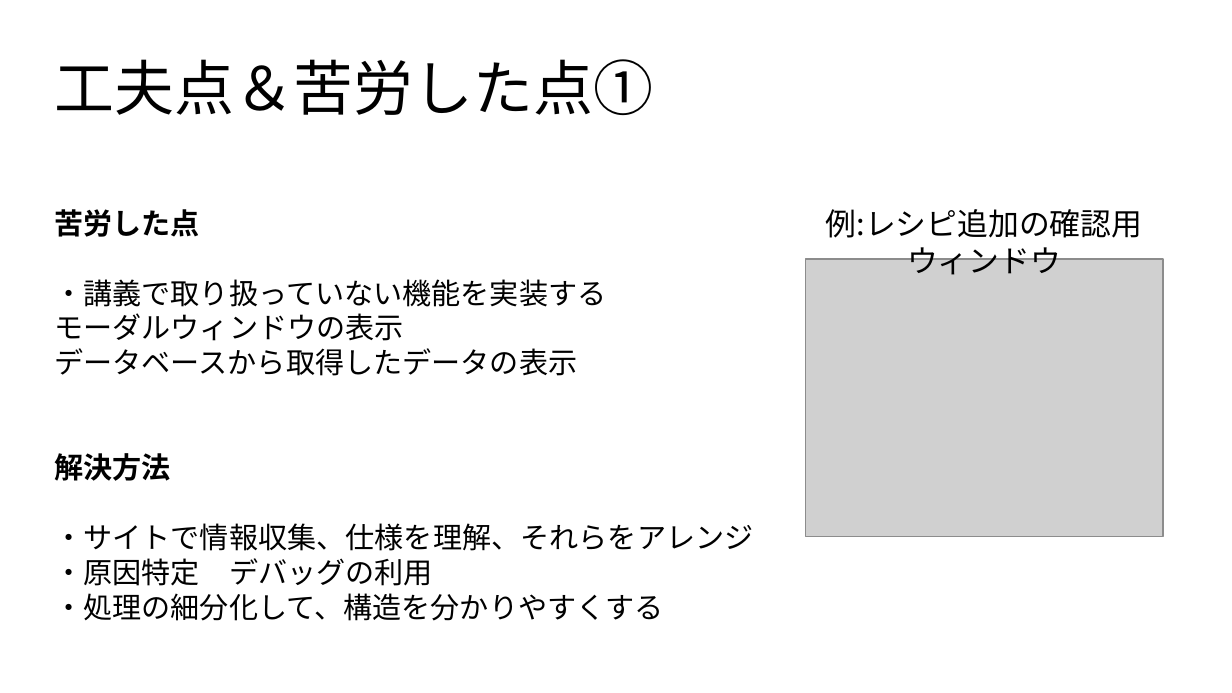
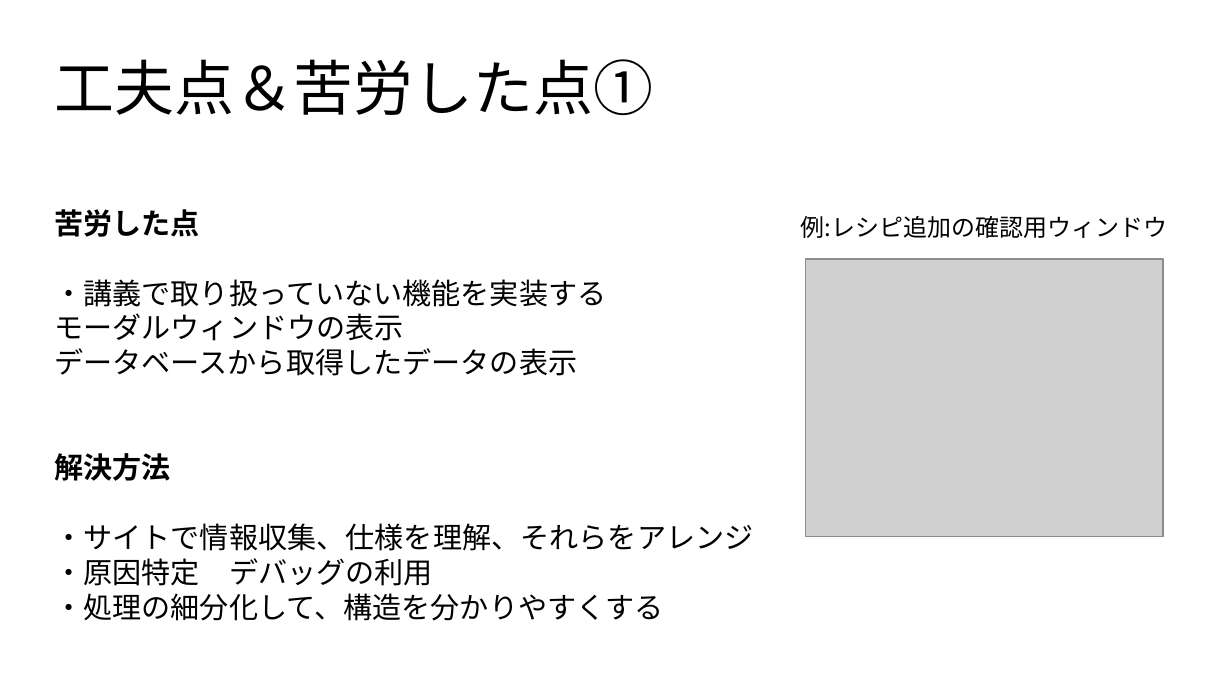
Before and after one commit to dojo2022/C-4, a slide deck: slide 8 of C-4_配布資料/C４_発表スライド.pptx. Drawn at 1232x693 pixels with LibreOffice and Linux fonts; fonts in the diff are those of the drawing; grey boxes stand for pictures. Boxes give left, top, right and bottom in pixels: in the first picture for what was removed or moved away, otherwise in the second. Text is boxed around its words. In the diff, an @@ line names an element or a change of style, - is before the commit and + after.

```diff
--- a/C-4_配布資料/C４_発表スライド.pptx
+++ b/C-4_配布資料/C４_発表スライド.pptx
@@ text "例:レシピ追加の確認用ウィンドウ": place and size @@
-text "例:レシピ追加の確認用ウィンドウ" at <box>826,209,1143,275</box>
+text "例:レシピ追加の確認用ウィンドウ" at <box>801,216,1168,238</box>
@@ text "例:レシピ追加の確認用ウィンドウ" at <box>801,216,1168,238</box>: size 18 to 14 pt @@
```
Also in this commit, not shown: 18 other slides changed.
